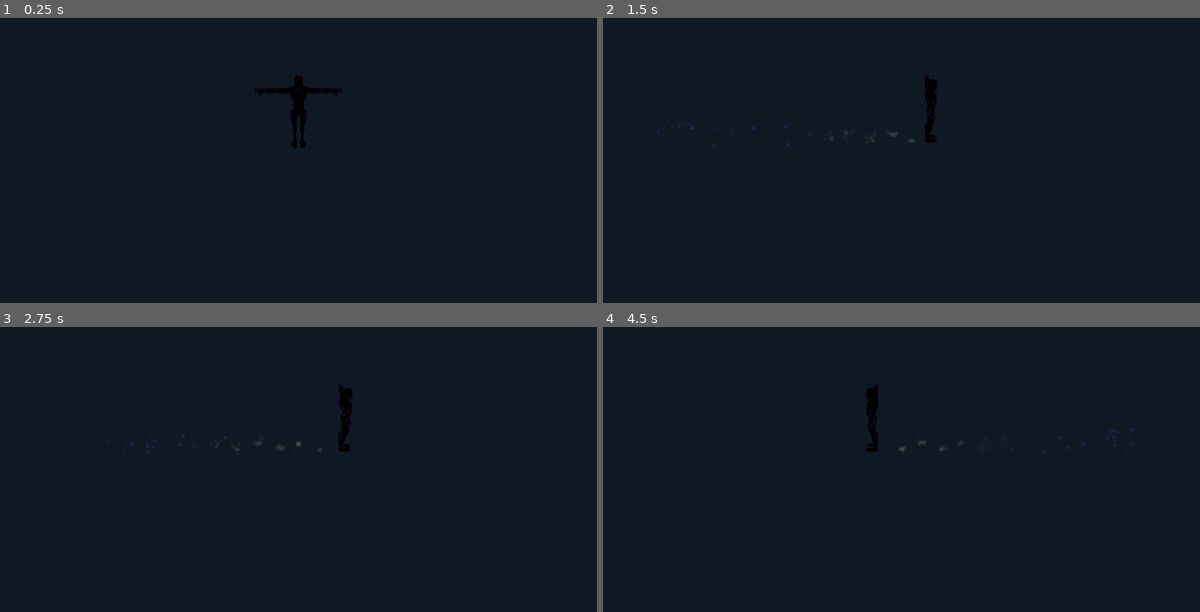
Above: before the commit, frames 1-4 (two rows, left to right).
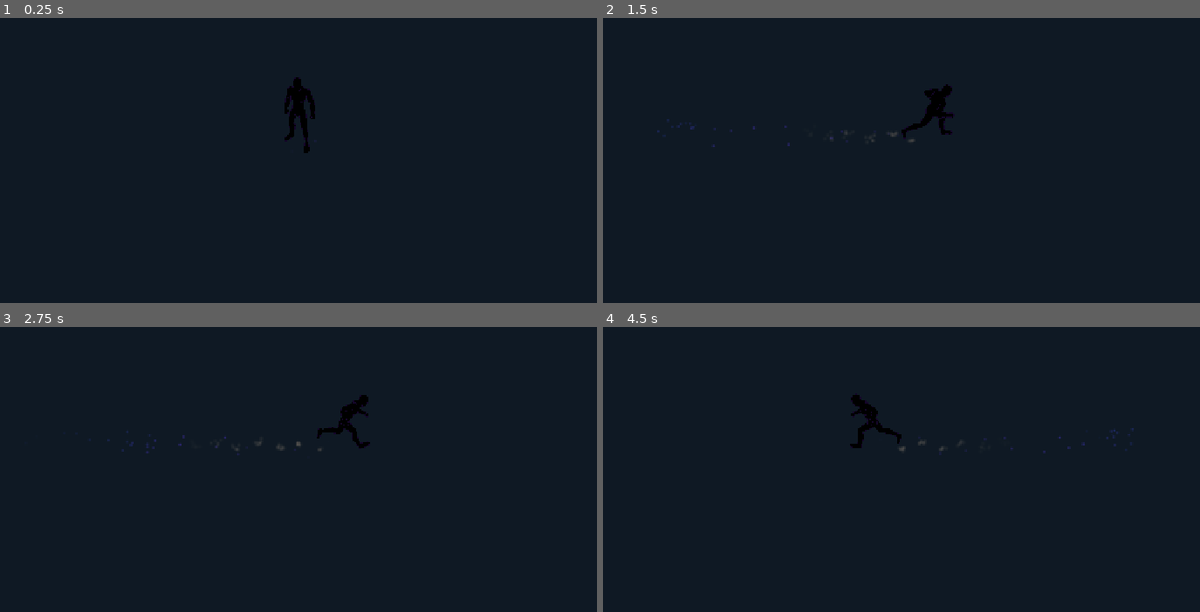
Above: after the commit, the same moments.

Repository: KyokoApp/Unity
Game: Godot game, scene res://packs/character_player/player.tscn
Two runs of this game, one before a commit and one after it. Both use one fixed random seed, a clock stepped at 60 frames per second and the inputs below. This scene is started directly instead of the project's main scene. Sound files missing from this copy of the repository are replaced by a short silence.
Inputs (mouse positions are in pixels of both pictures, inside the frame that each line leads up to):
- Up to frame 1 (0.25 s): no input
- Up to frame 2 (1.5 s): tap Enter at 0.5 s; move the mouse to (1056, 86) at 0.52 s; hold Right (ui_right) 0.53-1.25 s; click (1056, 86) at 0.67 s; drag from (764, 126) to (865, 186) at 1.27 s
- Up to frame 3 (2.75 s): move the mouse to (370, 329) at 2.02 s; hold Right (ui_right) from 2.03 s (still down)
- Up to frame 4 (4.5 s): release Right (ui_right) at 2.75 s; drag from (865, 495) to (692, 358) at 2.77 s; move the mouse to (1110, 475) at 3.52 s; hold Left (ui_left) 3.53-4.25 s; drag from (692, 358) to (outside the picture) at 4.27 s

The runs differ from the first frame. In frame 1, 0.5% of the frame differs, in the area x 42-58%, y 20-48%; in frame 2, 0.6%; in frame 3, 0.5%; in frame 4, 0.6%, in the area x 41-50%, y 20-44%.

Commit message:
Ronde-46 (bag. A4) fix akar masalah: nama klip animasi salah -> karakter beku
Root cause ditemukan via diag CI (release notes): Godot memotong akhiran
'_Loop' saat import glTF & memakainya utk set loop_mode animasi secara
native, jadi 'Idle_Loop' (nama asli glTF) jadi 'Idle' di AnimationPlayer,
dst. Kode lama play() dgn nama SALAH (mis. 'Walk_Loop') -> has_animation()
selalu false -> AnimationPlayer.play() diam2 gagal -> karakter beku/meluncur
kaku persis seperti dilaporkan pengguna di device.

Fix: ANIM_IDLE/WALK/JOG/SPRINT diubah ke nama hasil import ('Idle','Walk',
'Jog_Fwd','Sprint'); ANIM_ROLL ('Roll') tak berubah (sumber tanpa akhiran
_Loop).

Co-authored-by: arena-agent <297053741+arena-agent@users.noreply.github.com>

Diff:
--- a/project/packs/character_player/player.gd
+++ b/project/packs/character_player/player.gd
@@ -72,12 +72,18 @@
 ## bukan di rig (lebih aman & mudah diubah lagi kalau ternyata masih meleset).
 const MODEL_YAW_OFFSET := PI
 
-# --- nama klip animasi (persis dari glTF, lihat CREDITS.md utk daftar lengkap) ---
-const ANIM_IDLE := "Idle_Loop"
-const ANIM_WALK := "Walk_Loop"
-const ANIM_JOG := "Jog_Fwd_Loop"
-const ANIM_SPRINT := "Sprint_Loop"
-const ANIM_ROLL := "Roll"
+# --- nama klip animasi SETELAH import Godot (BUKAN nama asli di glTF!) ---
+# Dikonfirmasi via probe CI (dev_probe/fire_attack_check.gd _diag_mannequin):
+# importer glTF Godot MEMOTONG akhiran "_Loop" dari nama klip lalu memakainya
+# utk set loop_mode animasi itu sendiri secara native (mis. "Idle_Loop" (glTF)
+# -> "Idle" (AnimationPlayer, sudah loop_mode=LINEAR otomatis). Nama asli
+# ("Idle_Loop" dkk, lihat CREDITS.md) TIDAK ADA di AnimationPlayer — pakai
+# nama hasil import di bawah ini, bukan nama sumber.
+const ANIM_IDLE := "Idle"
+const ANIM_WALK := "Walk"
+const ANIM_JOG := "Jog_Fwd"
+const ANIM_SPRINT := "Sprint"
+const ANIM_ROLL := "Roll"   # tanpa akhiran _Loop di sumber -> nama tak berubah
 
 # Ambang speed01 (0..1) utk pindah state, dgn histeresis (naik/turun beda
 # ambang) supaya tak "flicker" bolak-balik dekat batas.
